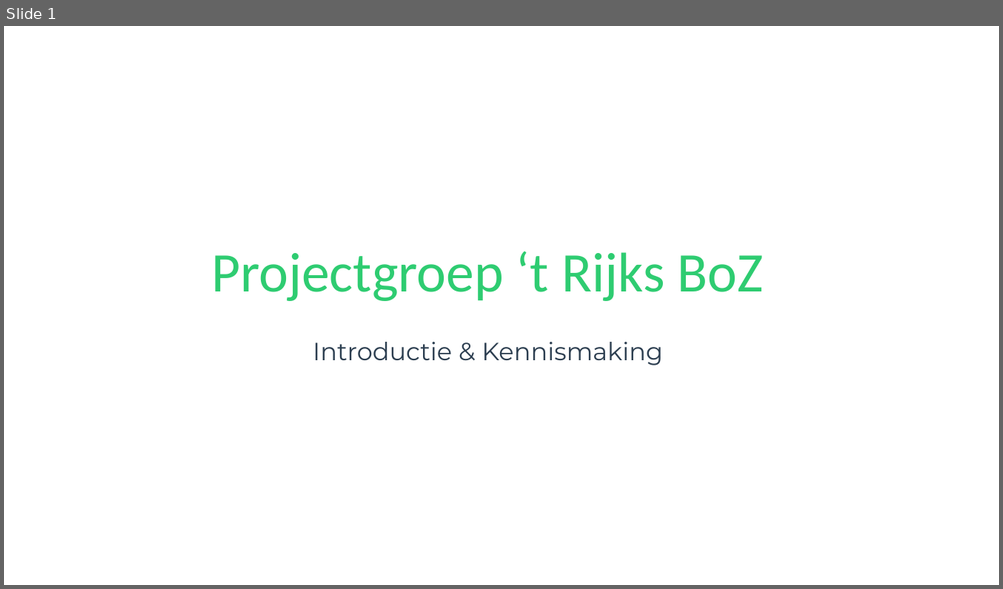
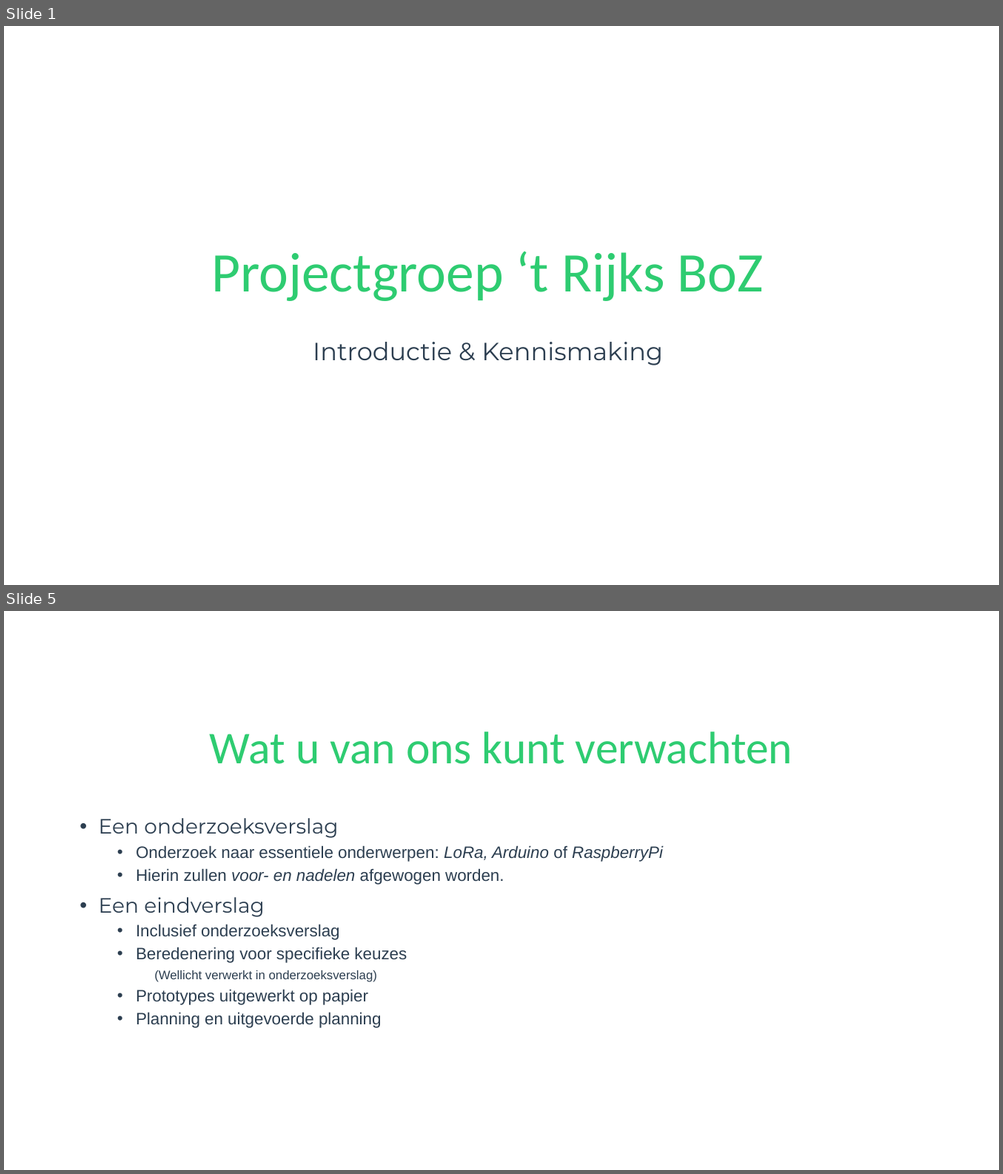
Before and after one commit to TimVosch/Aqua, a slide deck: Contact/Meeting_1/IntroductieGroep.pptx. Shown one above the other, each under a label of ours: slide 1 before the commit, slides 1 and 5 after it; the slides between them are not shown. The pictures are 1003x589 and 1003x1174 pixels, drawn with LibreOffice and Linux fonts; fonts in the diff are those of the drawing; background and template pictures are left out. Boxes give left, top, right and bottom in pixels: in the first picture for what was removed or moved away, otherwise in the second. Text is boxed around its words. In the diff, an @@ line names an element or a change of style, - is before the commit and + after.

```diff
--- a/Contact/Meeting_1/IntroductieGroep.pptx
+++ b/Contact/Meeting_1/IntroductieGroep.pptx
@@ slide 5 added at bbox=[4, 611, 999, 1170], background #FFFFFF @@
@@ title added at bbox=[210, 732, 792, 764], 44 pt, text #2ECC71 @@
+Wat u van ons kunt verwachten
@@ text added at bbox=[99, 818, 663, 1028], 16 pt, text #2C3E50 @@
+• Een onderzoeksverslag
+  • Onderzoek naar essentiele onderwerpen: LoRa, Arduino of RaspberryPi
+  • Hierin zullen voor- en nadelen afgewogen worden.
+• Een eindverslag
+  • Inclusief onderzoeksverslag
+  • Beredenering voor specifieke keuzes
+    (Wellicht verwerkt in onderzoeksverslag)
+  • Prototypes uitgewerkt op papier
+  • Planning en uitgevoerde planning
```
Also in this commit, not shown: 1 slide changed, 4 other slides added, 1 slide removed.
